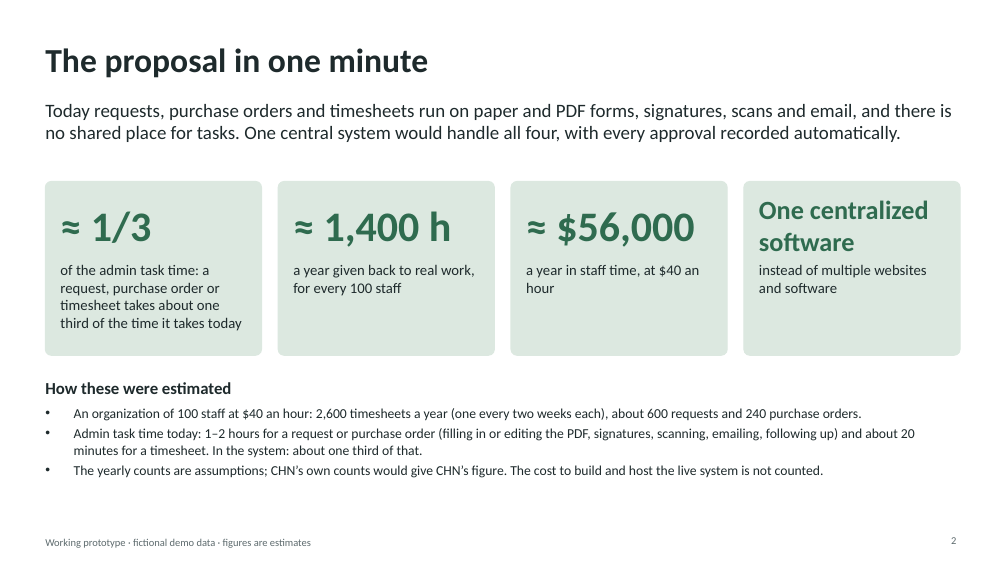
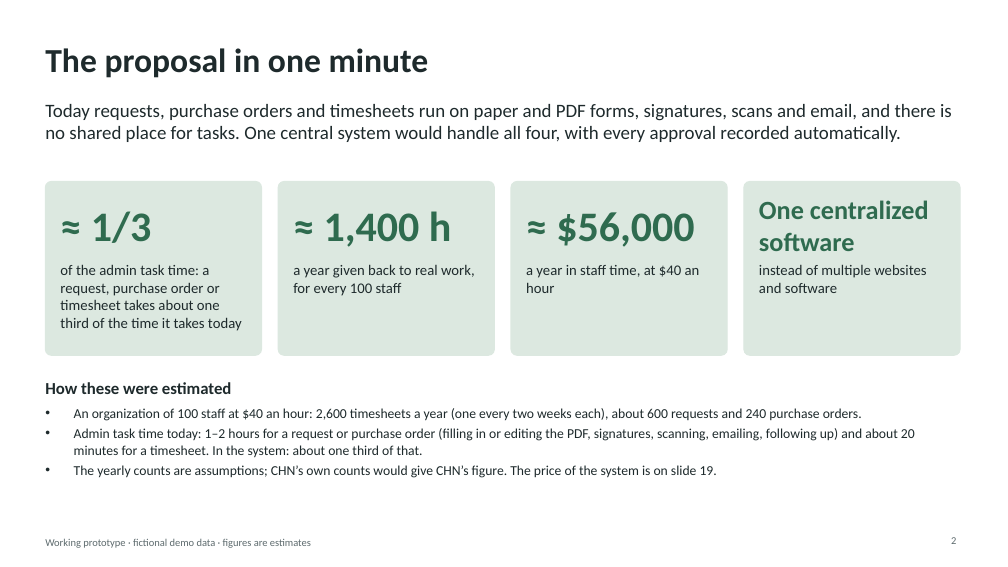
Before and after one commit to AndalibOlee/Portfolio, a slide deck: slide 2 of demo-platform/docs/DEMO_Executive_Presentation.pptx. Drawn at 1008x567 pixels with LibreOffice and Linux fonts; fonts in the diff are those of the drawing. Boxes give left, top, right and bottom in pixels: in the first picture for what was removed or moved away, otherwise in the second. Text is boxed around its words. In the diff, an @@ line names an element or a change of style, - is before the commit and + after.

```diff
--- a/demo-platform/docs/DEMO_Executive_Presentation.pptx
+++ b/demo-platform/docs/DEMO_Executive_Presentation.pptx
@@ text at [74, 465, 717, 478]: text changed @@
-• The yearly counts are assumptions; CHN’s own counts would give CHN’s figure. The cost to build and host the live system is not counted.
+• The yearly counts are assumptions; CHN’s own counts would give CHN’s figure. The price of the system is on slide 19.
```
Also in this commit, not shown: 1 slide added, 2 other files.
